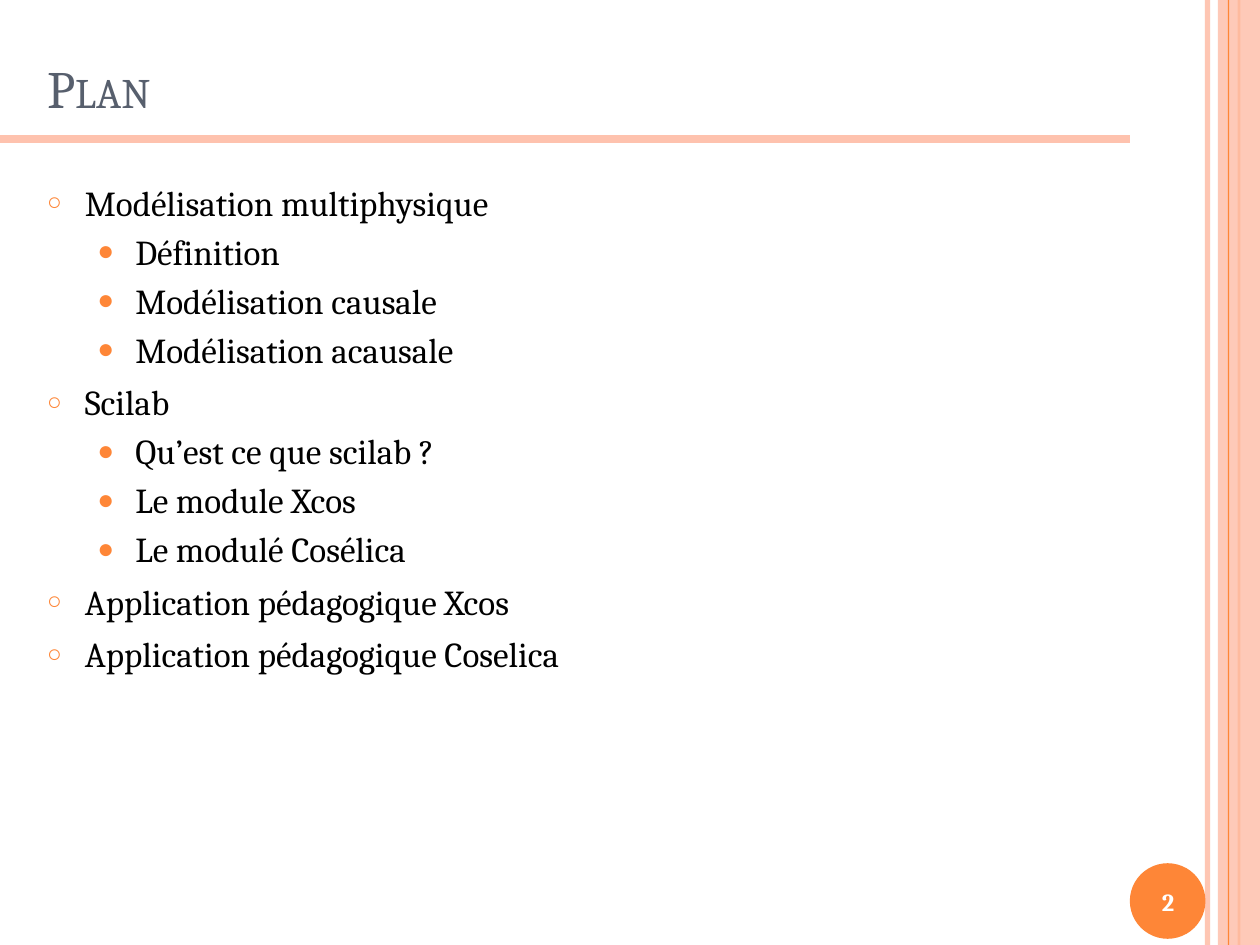
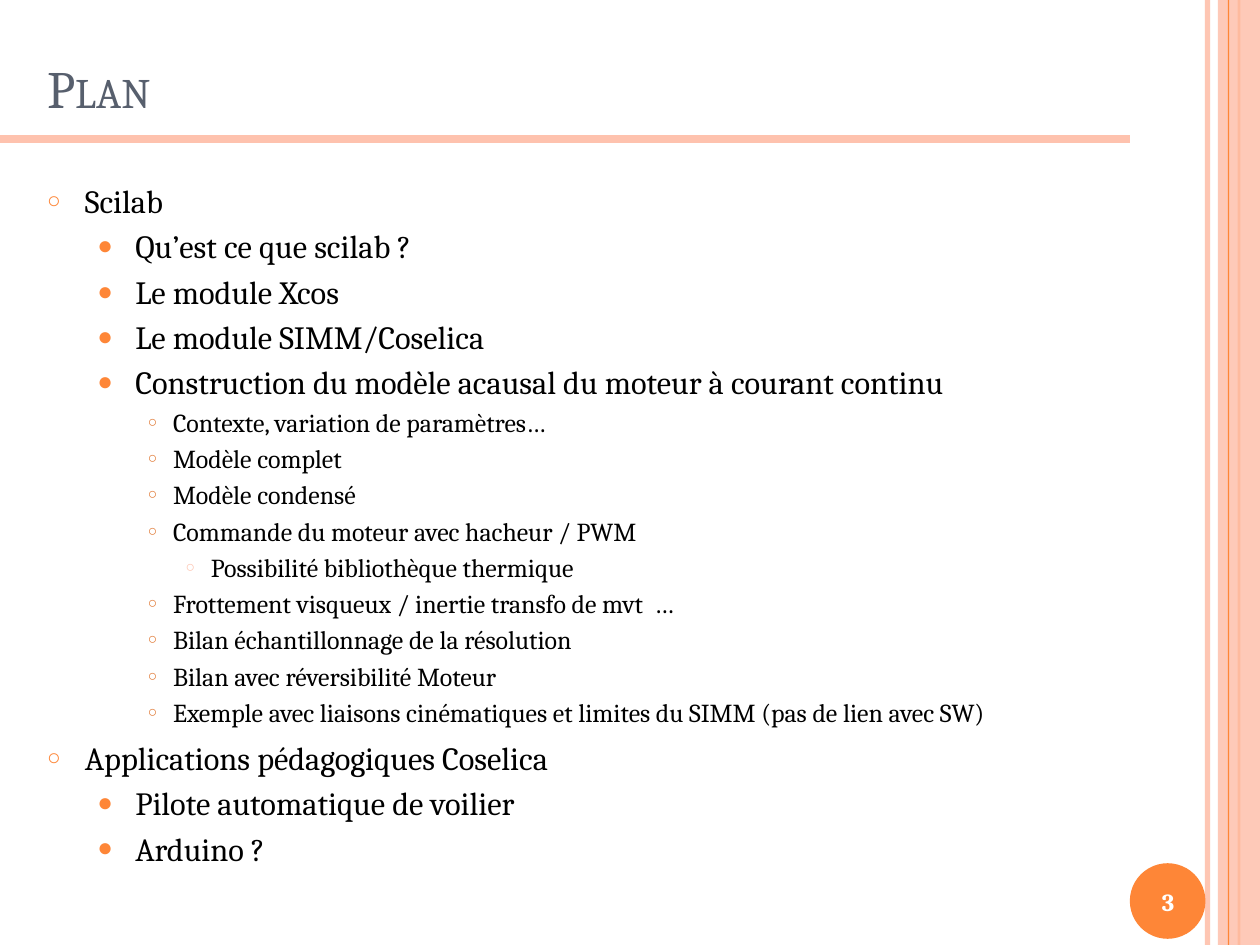
Before and after one commit to xpessoles/Formations, a slide deck: slide 3 of ModelisationMultiphysique/ModelisationMultiphysique.pptx (slide 2 before the commit). Drawn at 1260x945 pixels with LibreOffice and Linux fonts; fonts in the diff are those of the drawing. Boxes give left, top, right and bottom in pixels: in the first picture for what was removed or moved away, otherwise in the second. Text is boxed around its words. In the diff, an @@ line names an element or a change of style, - is before the commit and + after.

```diff
--- a/ModelisationMultiphysique/ModelisationMultiphysique.pptx
+++ b/ModelisationMultiphysique/ModelisationMultiphysique.pptx
@@ text at [85, 191, 488, 364]: paragraphs removed @@
-○ Modélisation multiphysique
-  ● Définition
-  ● Modélisation causale
-  ● Modélisation acausale
@@ text at [85, 190, 390, 305]: size 20 to 18.5 pt in "Scilab", "Qu’est ce que scilab ?", "Le module Xcos" @@
@@ text at [85, 326, 985, 862]: text changed; size 20 to 14.8 pt @@
-  ● Le modulé Cosélica
-○ Application pédagogique Xcos
-○ Application pédagogique Coselica
+  ● Le module SIMM/Coselica
+  ● Construction du modèle acausal du moteur à courant continu
+    ○ Contexte, variation de paramètres…
+    ○ Modèle complet
+    ○ Modèle condensé
+    ○ Commande du moteur avec hacheur / PWM
+      ○ Possibilité bibliothèque thermique
+    ○ Frottement visqueux / inertie transfo de mvt …
+    ○ Bilan échantillonnage de la résolution
+    ○ Bilan avec réversibilité Moteur
+    ○ Exemple avec liaisons cinématiques et limites du SIMM (pas de lien avec SW)
+○ Applications pédagogiques Coselica
+  ● Pilote automatique de voilier
+  ● Arduino ?
@@ page number at [1162, 894, 1174, 911]: text changed @@
-2
+3
```
Also in this commit, not shown: 1 other slide changed, 1 slide added, 6 other files.
